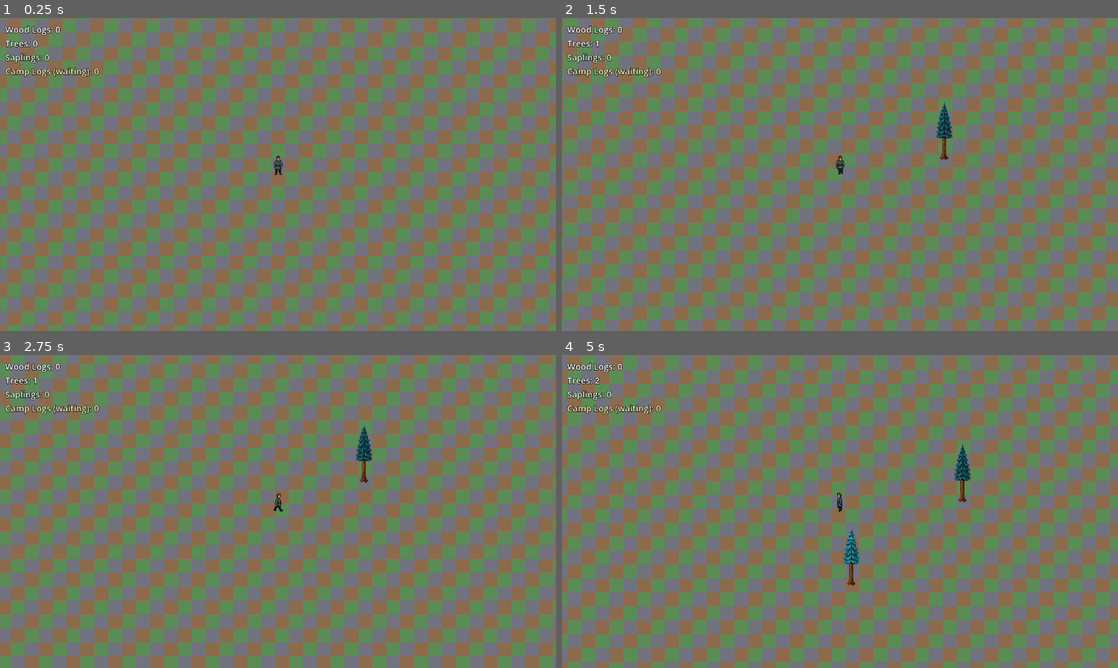
Above: before the commit, frames 1-4 (two rows, left to right).
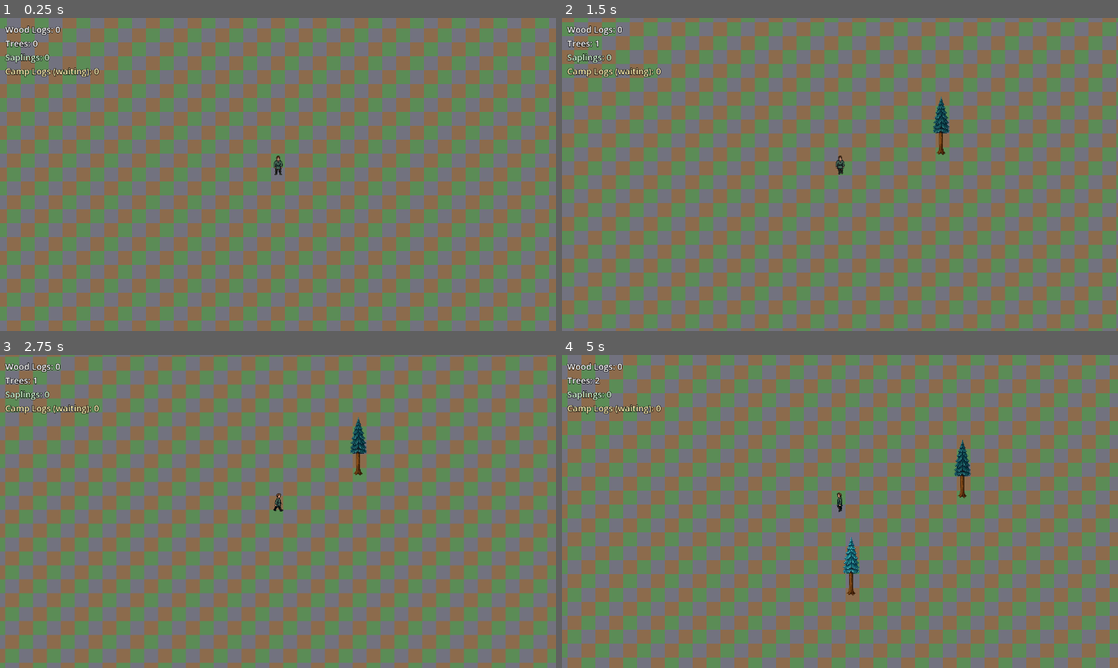
Above: after the commit, the same moments.

Repository: mcchesneyjg-max/Test-Gamer
Game: Godot game, scene res://main.tscn
Same seed, same stepped clock (60 frames per second), same inputs: the game is played once before the commit and once after it.
Inputs (mouse positions are in pixels of both pictures, inside the frame that each line leads up to):
- Up to frame 1 (0.25 s): no input
- Up to frame 2 (1.5 s): tap Enter at 0.5 s; move the mouse to (962, 158) at 0.52 s; hold D (move_right) 0.53-1.28 s; tap T at 0.6, 1.35 s; click (962, 158) at 0.67 s; move the mouse to (728, 190) at 1.27 s; hold S (move_down) from 1.28 s (still down)
- Up to frame 3 (2.75 s): move the mouse to (333, 442) at 2.02 s; release S (move_down) at 2.03 s; hold D (move_right) from 2.03 s (still down); tap T at 2.1 s
- Up to frame 4 (5 s): move the mouse to (812, 574) at 2.77 s; release D (move_right) at 2.78 s; hold W (move_up) 2.78-3.53 s; tap T at 2.85, 3.6, 4.35 s; click (812, 574) at 2.92 s; move the mouse to (1006, 558) at 3.52 s; hold A (move_left) from 3.53 s (still down); move the mouse to (673, 464) at 4.27 s

The runs differ from the first frame. In frame 1, 70% of the frame differs, in the area x 0-100%, y 0-100%; in frame 2, 55%; in frame 3, 49%; in frame 4, 70%.

Commit message:
Fix movement by only offsetting sprites once for y-sort
Stop rewriting entity.position every frame. Shift sprite children up
once so feet sit on the node origin, then let normal position += movement
drive gameplay and depth sorting.

Co-authored-by: mcchesneyjg-max <mcchesneyjg-max@users.noreply.github.com>

Diff:
--- a/game/scripts/forester_worker.gd
+++ b/game/scripts/forester_worker.gd
@@ -36,7 +36,6 @@
 		State.TO_HOME:
 			_process_to_home(delta)
 	_update_animation(delta)
-	YSortDepth.apply_to_entity(self)
 
 func _update_animation(delta: float) -> void:
 	var is_walking := _last_move_offset.length_squared() > 0.001
--- a/game/scripts/hauler_worker.gd
+++ b/game/scripts/hauler_worker.gd
@@ -37,7 +37,6 @@
 		State.TO_DEST:
 			_process_to_dest(delta)
 	_update_animation(delta)
-	YSortDepth.apply_to_entity(self)
 
 func _update_animation(delta: float) -> void:
 	var is_walking := _last_move_offset.length_squared() > 0.001
--- a/game/scripts/lumberjack_worker.gd
+++ b/game/scripts/lumberjack_worker.gd
@@ -40,7 +40,6 @@
 		State.TO_CAMP:
 			_process_to_camp(delta)
 	_update_animation(delta)
-	YSortDepth.apply_to_entity(self)
 
 func _update_animation(delta: float) -> void:
 	if _state == State.CHOPPING:
--- a/game/scripts/player.gd
+++ b/game/scripts/player.gd
@@ -23,8 +23,6 @@
 	else:
 		CharacterWalk.update_motion(_body, false, Vector2.ZERO, delta)
 
-	YSortDepth.apply_to_entity(self)
-
 func _get_input_direction() -> Vector2:
 	var raw := Input.get_vector("move_left", "move_right", "move_up", "move_down")
 	return GridMovement.snap_eight_directions(raw)
--- a/game/scripts/y_sort_depth.gd
+++ b/game/scripts/y_sort_depth.gd
@@ -11,43 +11,27 @@
 static func apply_to_entity(entity: Node2D, force_recompute_depth: bool = false) -> void:
 	if entity == null:
 		return
+	if entity.has_meta(INITIALIZED_META_KEY) and not force_recompute_depth:
+		return
 
 	var applied: float = entity.get_meta(APPLIED_META_KEY, 0.0)
 	var sprites := _collect_sprites(entity)
-	var stable_depth := _get_stable_depth(entity, sprites, applied, force_recompute_depth)
-
-	if not entity.has_meta(INITIALIZED_META_KEY):
-		_apply_depth_compensation(sprites, applied, stable_depth)
-		entity.position.y += stable_depth
-		entity.set_meta(INITIALIZED_META_KEY, true)
-	elif force_recompute_depth and roundf(stable_depth) != roundf(applied):
-		_apply_depth_compensation(sprites, applied, stable_depth)
-		entity.position.y += stable_depth - applied
-
-	applied = entity.get_meta(APPLIED_META_KEY, stable_depth)
-	var logical_y := entity.position.y - applied
-	entity.position = Vector2(
-		roundf(entity.position.x),
-		roundf(logical_y + applied)
-	)
-
-static func _apply_depth_compensation(
+	var stable_depth := _get_stable_depth(entity, sprites, applied, true)
+
+	var delta := stable_depth - applied
+	if absf(delta) >= 0.001:
+		for sprite_entry in sprites:
+			var sprite := sprite_entry["sprite"] as Node2D
+			sprite.position.y = roundf(sprite.position.y - delta)
+
+	entity.set_meta(APPLIED_META_KEY, stable_depth)
+	entity.set_meta(STABLE_DEPTH_META_KEY, stable_depth)
+	entity.set_meta(INITIALIZED_META_KEY, true)
+
+static func _get_stable_depth(
+	entity: Node2D,
 	sprites: Array[Dictionary],
-	current_applied: float,
-	target_depth: float
-) -> void:
-	var delta := target_depth - current_applied
-	if absf(delta) < 0.001:
-		return
-
-	for sprite_entry in sprites:
-		var sprite := sprite_entry["sprite"] as Node2D
-		sprite.position.y = roundf(sprite.position.y - delta)
-
-static func _get_stable_depth(
-	entity: Node2D,
-	sprites: Array[Dictionary],
-	applied: float,
+	sort_compensation: float,
 	force_recompute: bool
 ) -> float:
 	if not force_recompute and entity.has_meta(STABLE_DEPTH_META_KEY):
@@ -57,12 +41,11 @@
 	for sprite_entry in sprites:
 		deepest = maxf(
 			deepest,
-			_stable_sprite_depth(entity, sprite_entry["sprite"], sprite_entry["offset"], applied)
+			_stable_sprite_depth(entity, sprite_entry["sprite"], sprite_entry["offset"], sort_compensation)
 		)
 
 	deepest = roundf(deepest)
 	entity.set_meta(STABLE_DEPTH_META_KEY, deepest)
-	entity.set_meta(APPLIED_META_KEY, deepest)
 	return deepest
 
 static func _collect_sprites(entity: Node2D) -> Array[Dictionary]:
